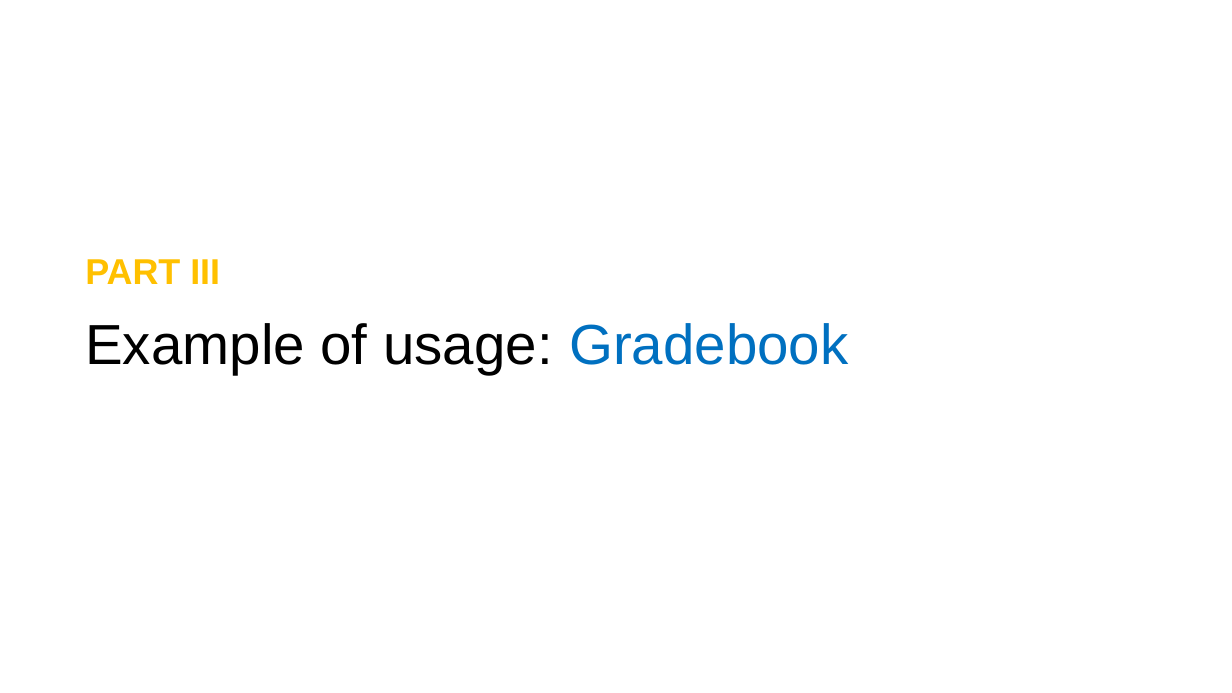
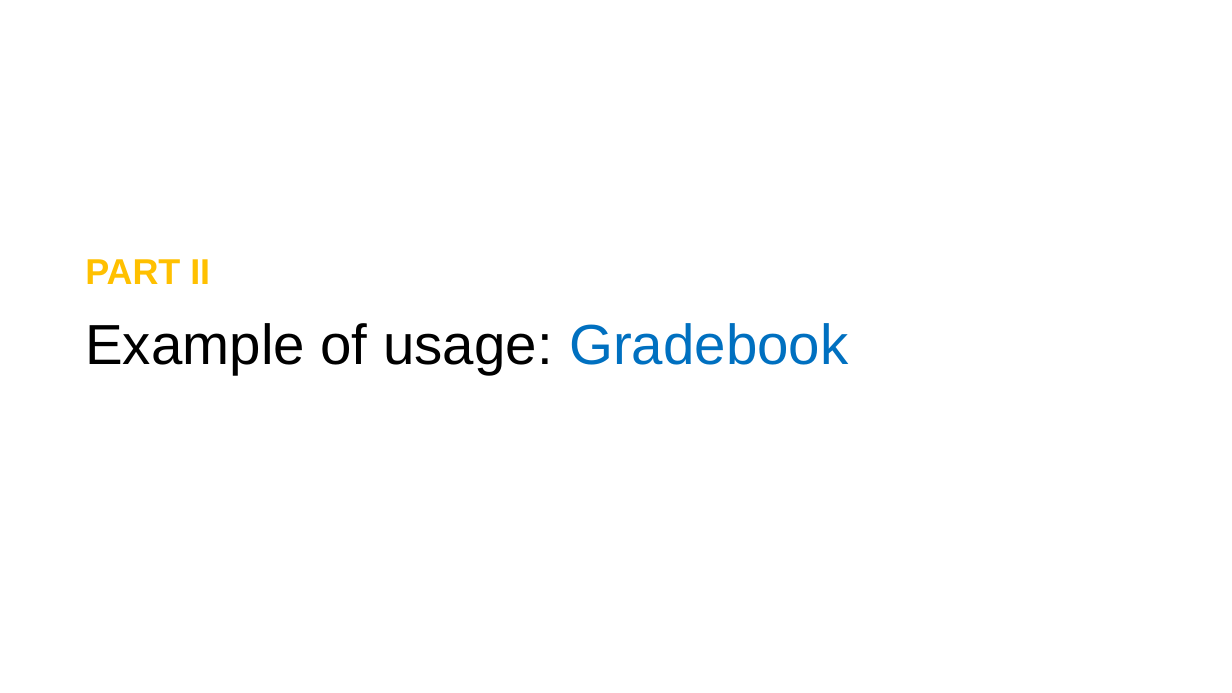
Before and after one commit to page10/Presentation, a slide deck: slide 8 of Presentation Lambda Function 4.pptx. Drawn at 1232x693 pixels with LibreOffice and Linux fonts; fonts in the diff are those of the drawing. Boxes give left, top, right and bottom in pixels: in the first picture for what was removed or moved away, otherwise in the second. Text is boxed around its words. In the diff, an @@ line names an element or a change of style, - is before the commit and + after.

```diff
--- a/Presentation Lambda Function 4.pptx
+++ b/Presentation Lambda Function 4.pptx
@@ text at [85, 259, 210, 284]: text changed @@
-PART III
+PART II
```
Also in this commit, not shown: 2 other slides changed, 1 slide added, 4 slides removed, 1 other file.
